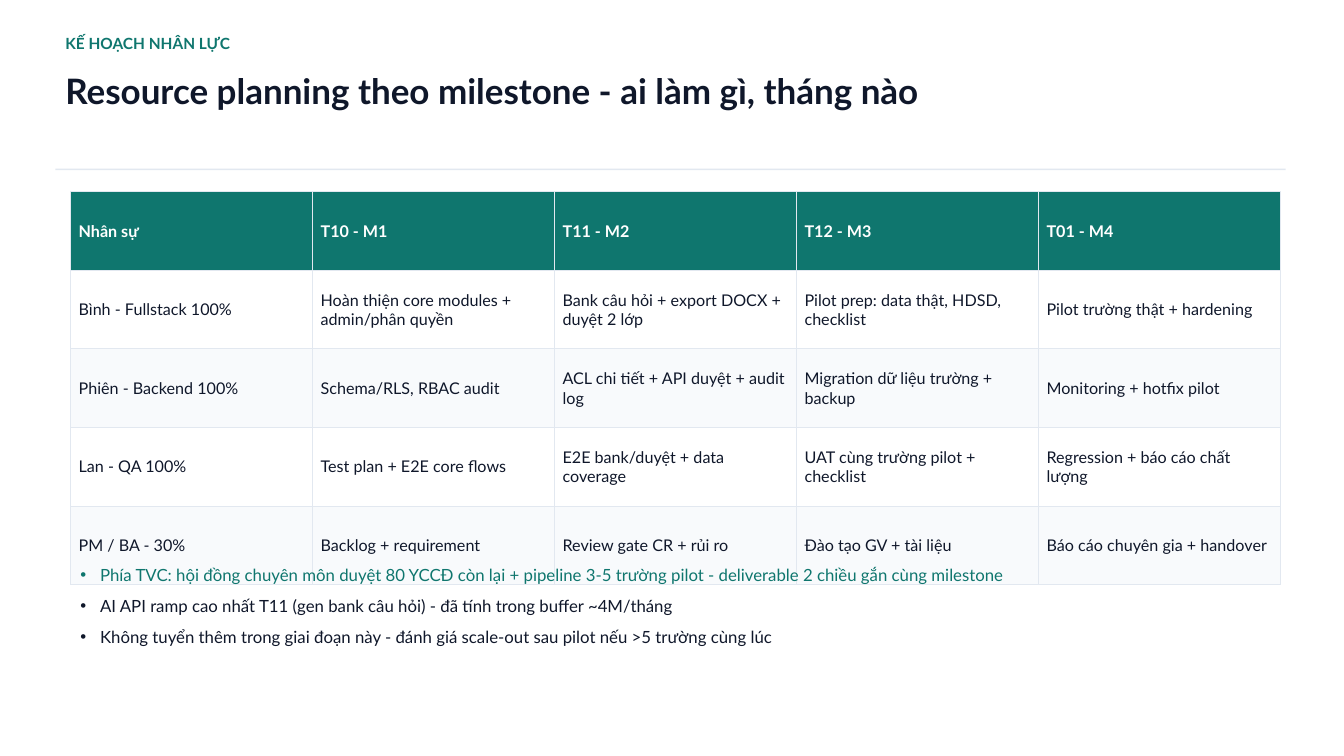
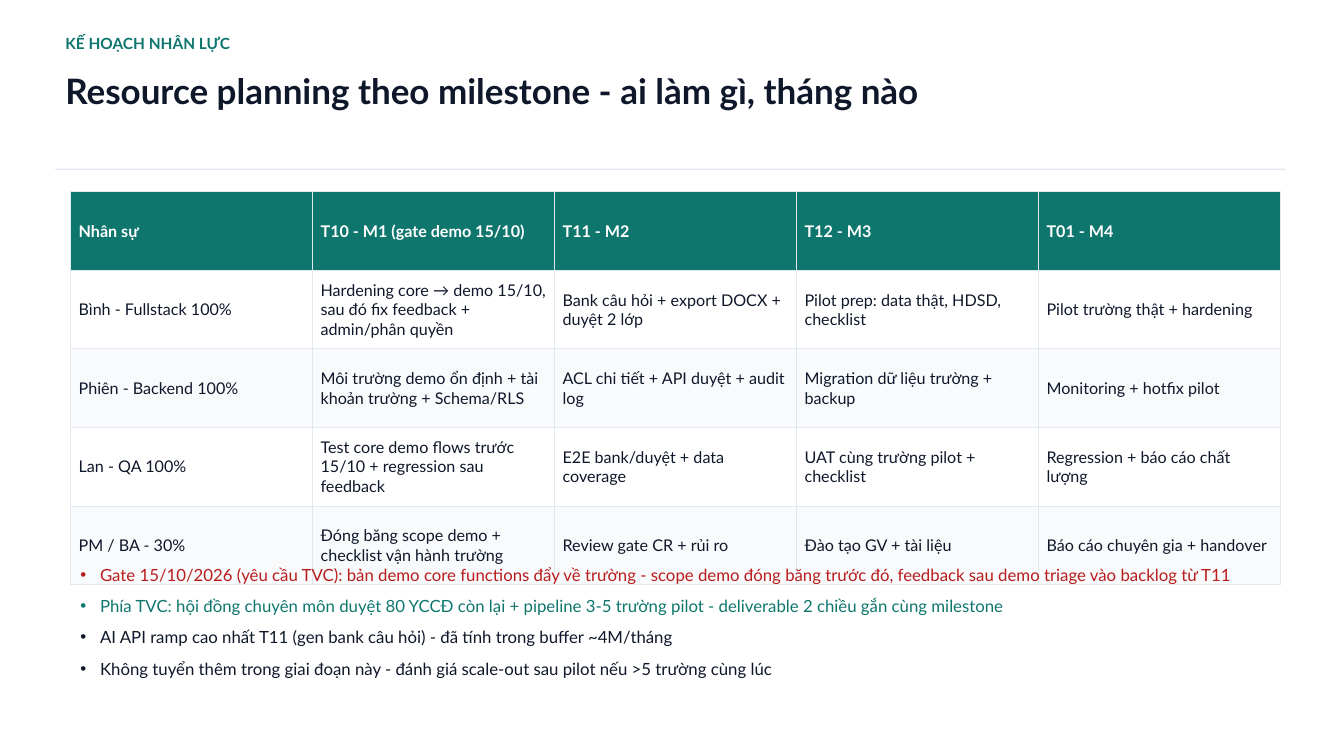
Before and after one commit to saintzzz/so-chu-nhiem-so, a slide deck: slide 3 of docs/handover/PROPOSAL-chi-phi-dev-4thang.pptx. Drawn at 1344x756 pixels with LibreOffice and Linux fonts; fonts in the diff are those of the drawing. Boxes give left, top, right and bottom in pixels: in the first picture for what was removed or moved away, otherwise in the second. Text is boxed around its words. In the diff, an @@ line names an element or a change of style, - is before the commit and + after.

```diff
--- a/docs/handover/PROPOSAL-chi-phi-dev-4thang.pptx
+++ b/docs/handover/PROPOSAL-chi-phi-dev-4thang.pptx
@@ table at box(71, 192, 1280, 568) @@
-row 1, column 2: T10 - M1
+row 1, column 2: T10 - M1 (gate demo 15/10)
-row 2, column 2: Hoàn thiện core modules + admin/phân quyền
+row 2, column 2: Hardening core → demo 15/10, sau đó fix feedback + admin/phân quyền
-row 3, column 2: Schema/RLS, RBAC audit
+row 3, column 2: Môi trường demo ổn định + tài khoản trường + Schema/RLS
-row 4, column 2: Test plan + E2E core flows
+row 4, column 2: Test core demo flows trước 15/10 + regression sau feedback
-row 5, column 2: Backlog + requirement
+row 5, column 2: Đóng băng scope demo + checklist vận hành trường
@@ text at box(100, 567, 1230, 584): paragraph added @@
+• Gate 15/10/2026 (yêu cầu TVC): bản demo core functions đẩy về trường - scope demo đóng băng trước đó, feedback sau demo triage vào backlog từ T11
```
Also in this commit, not shown: 5 other slides changed, 1 other file.
